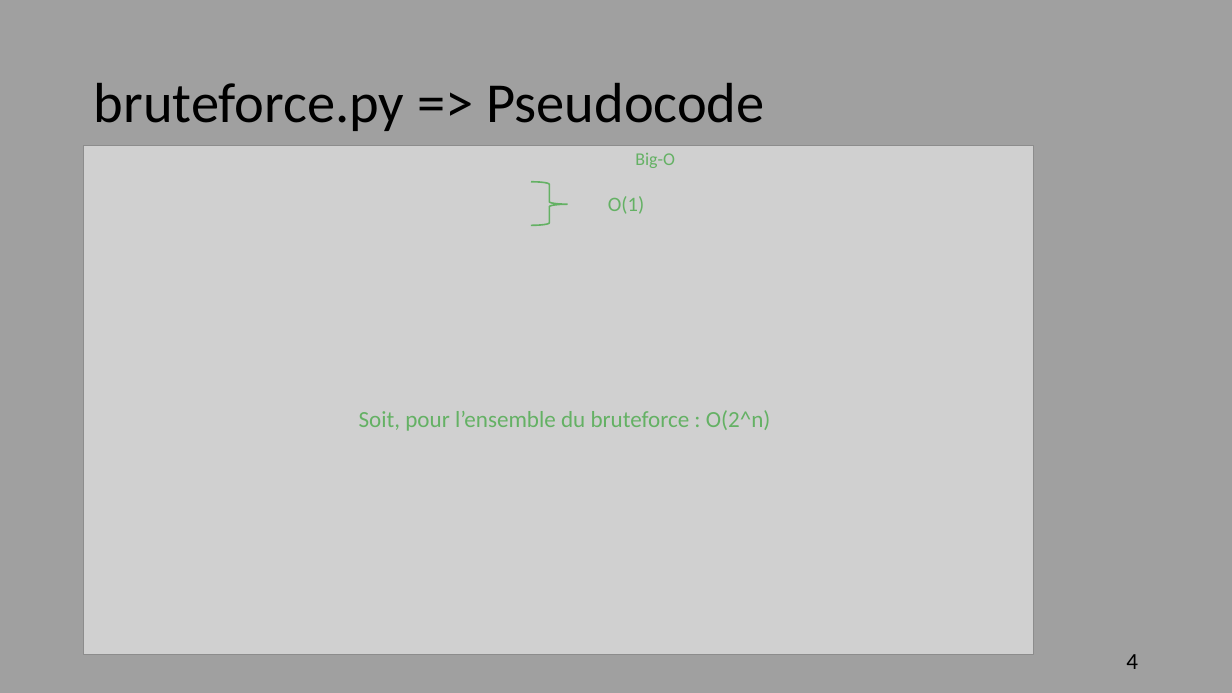
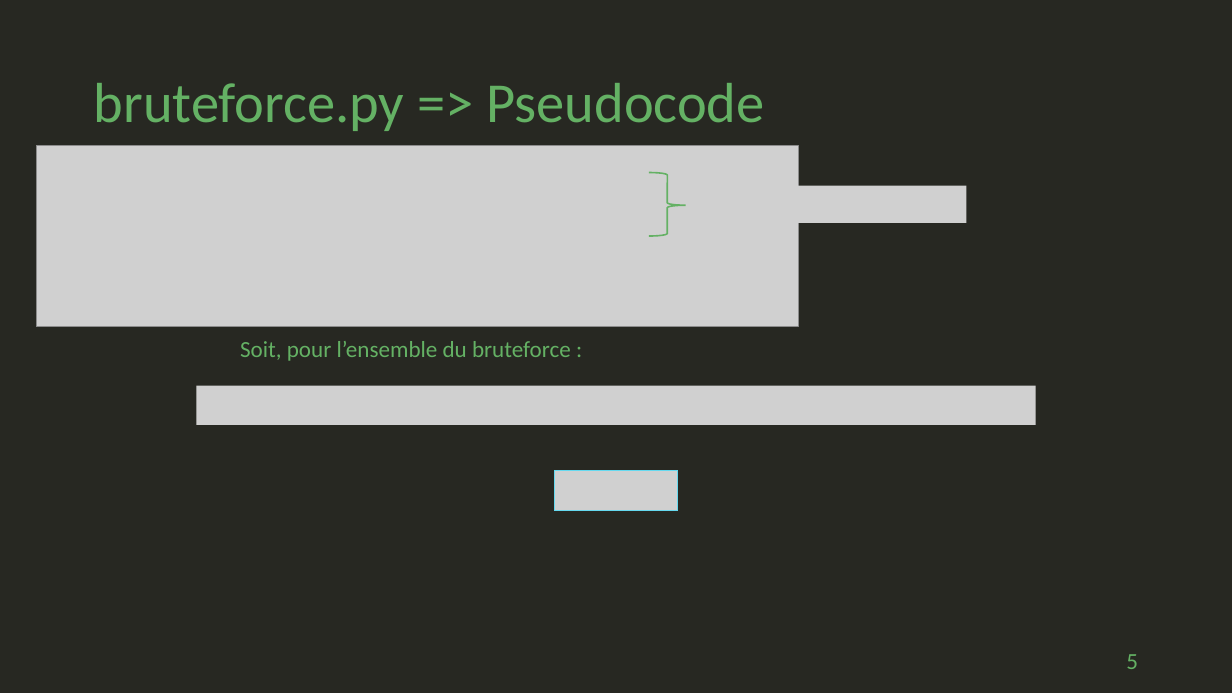
Before and after one commit to geoffrey-ll/OC_P07_Algorithmique, a slide deck: slide 5 of p07_slide.pptx (slide 4 before the commit). Drawn at 1232x693 pixels with LibreOffice and Linux fonts; fonts in the diff are those of the drawing; grey boxes stand for pictures. Boxes give left, top, right and bottom in pixels: in the first picture for what was removed or moved away, otherwise in the second. Text is boxed around its words. In the diff, an @@ line names an element or a change of style, - is before the commit and + after.

Commit message:
Slide avec le pseudoCode à jour.

```diff
--- a/p07_slide.pptx
+++ b/p07_slide.pptx
@@ background #A0A0A0 to #272822 @@
@@ title "bruteforce.py => Pseudocode" at (94, 83, 764, 131): text colour #000000 to #64B164 @@
@@ picture added at (36, 145, 798, 326) @@
@@ picture removed at (84, 145, 1034, 654) @@
@@ text removed at (635, 153, 675, 168) @@
-Big-O
@@ right brace: place and size @@
-right brace at (531, 182, 568, 226)
+right brace at (649, 173, 686, 237)
@@ text removed at (608, 196, 644, 214) @@
-O(1)
@@ picture added at (710, 186, 967, 223) @@
@@ text at (240, 341, 571, 361): text changed @@
-Soit, pour l’ensemble du bruteforce : O(2^n)
+Soit, pour l’ensemble du bruteforce :
@@ picture added at (196, 385, 1035, 425) @@
@@ picture added at (555, 471, 677, 511) @@
@@ page number at (1126, 654, 1138, 669): text changed; text colour #000000 to #64B164 @@
-4
+5
```
Also in this commit, not shown: 9 other slides changed, 1 slide added, 1 other file.
